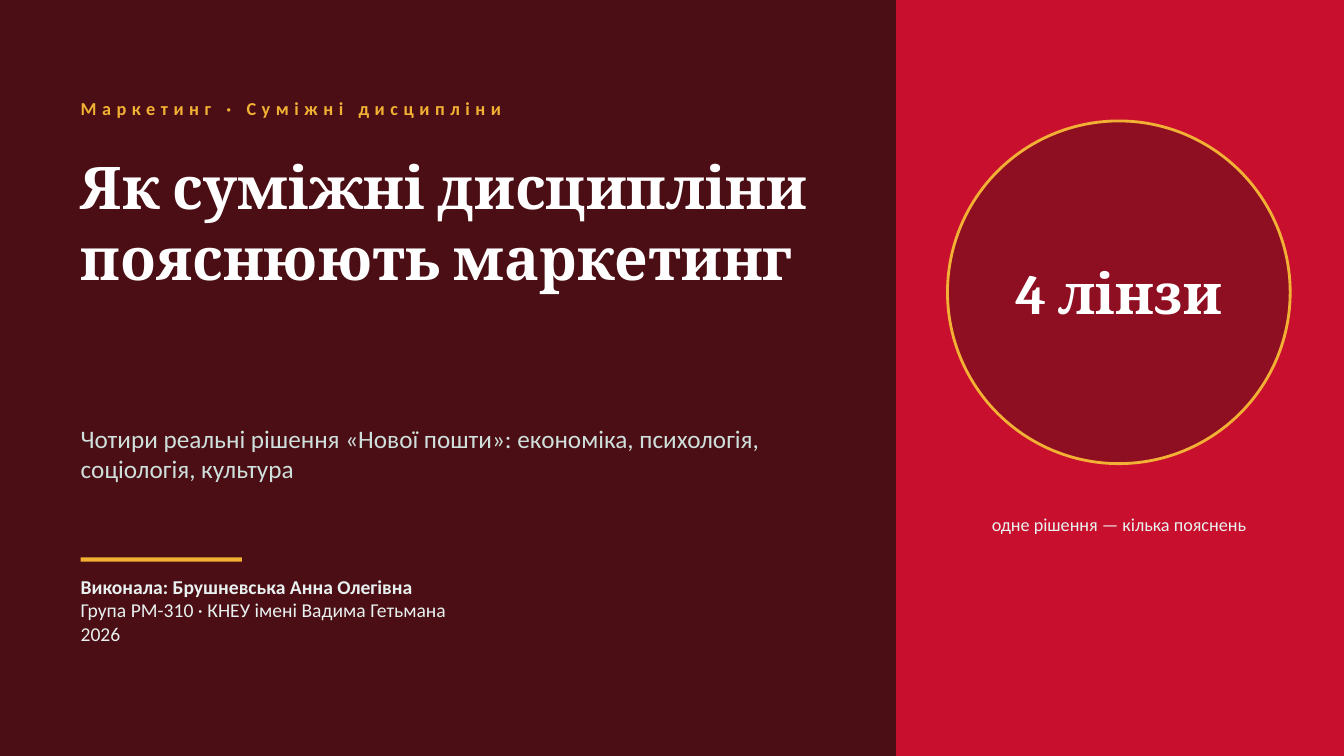
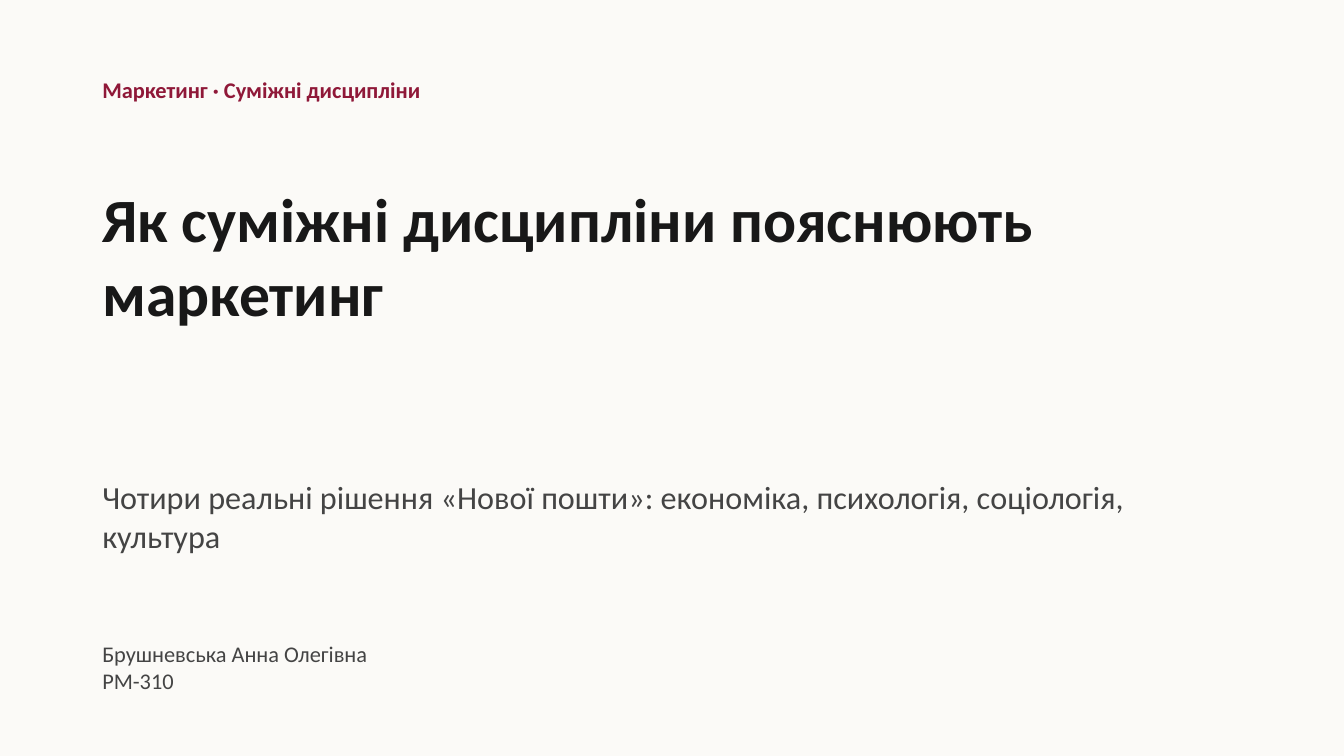
Before and after one commit to Storozh-007/anya-tasks, a slide deck: slide 1 of files/marketing/07_381727_Рішення_Нової_пошти_Презентація.pptx. Drawn at 1344x756 pixels with LibreOffice and Linux fonts; fonts in the diff are those of the drawing. Boxes give left, top, right and bottom in pixels: in the first picture for what was removed or moved away, otherwise in the second. Text is boxed around its words. In the diff, an @@ line names an element or a change of style, - is before the commit and + after.

```diff
--- a/files/marketing/07_381727_Рішення_Нової_пошти_Презентація.pptx
+++ b/files/marketing/07_381727_Рішення_Нової_пошти_Презентація.pptx
@@ background #4A0E14 to #FBFAF7 @@
@@ rectangle removed at [897,0,1344,756] @@
@@ text "Маркетинг · Суміжні дисципліни": place and size @@
-text "Маркетинг · Суміжні дисципліни" at [81,102,502,118]
+text "Маркетинг · Суміжні дисципліни" at [102,82,420,102]
@@ text "Маркетинг · Суміжні дисципліни" at [102,82,420,102]: size 13 to 16 pt, text colour #F2B134 to #8F1838, letter spacing 4 to 0 pt; vertical alignment middle to top @@
@@ ellipse removed at [948,121,1291,464] @@
@@ text "Як суміжні дисципліни пояснюють маркетинг": place and size @@
-text "Як суміжні дисципліни пояснюють маркетинг" at [81,163,808,294]
+text "Як суміжні дисципліни пояснюють маркетинг" at [102,198,1033,326]
@@ text "Як суміжні дисципліни пояснюють маркетинг" at [102,198,1033,326]: size 42 to 44 pt, font Cambria to Calibri, text colour #FFFFFF to #181818 @@
@@ text removed at [1015,271,1223,315] @@
-4 лінзи
@@ text "Чотири реальні рішення «Нової пошти»: ...": place and size @@
-text "Чотири реальні рішення «Нової пошти»: ..." at [81,430,758,482]
+text "Чотири реальні рішення «Нової пошти»: ..." at [102,487,1124,553]
@@ text "Чотири реальні рішення «Нової пошти»: ..." at [102,487,1124,553]: size 18 to 23 pt, text colour #CFE0DC to #444444 @@
@@ text removed at [992,518,1246,534] @@
-одне рішення — кілька пояснень
@@ line removed from (81, 560) to (242, 560) @@
@@ text at [102,646,367,689]: text changed; size 14 to 16 pt; text colour #E8F1EF to #444444 @@
-Виконала: Брушневська Анна Олегівна
-Група РМ-310 · КНЕУ імені Вадима Гетьмана
-2026
+Брушневська Анна Олегівна
+РМ-310
```
Also in this commit, not shown: 13 other slides changed, 6 slides removed, 47 other files.
